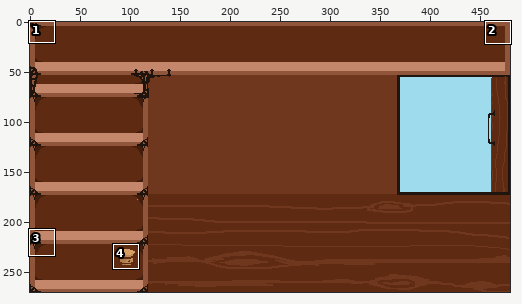
Sprite sheet, stored at CCGJ2022/Assets/Resources/Sprites/mainlayout.png. Above, an overview of the earlier version with the close-up marked.
Close-up. Before the commit:
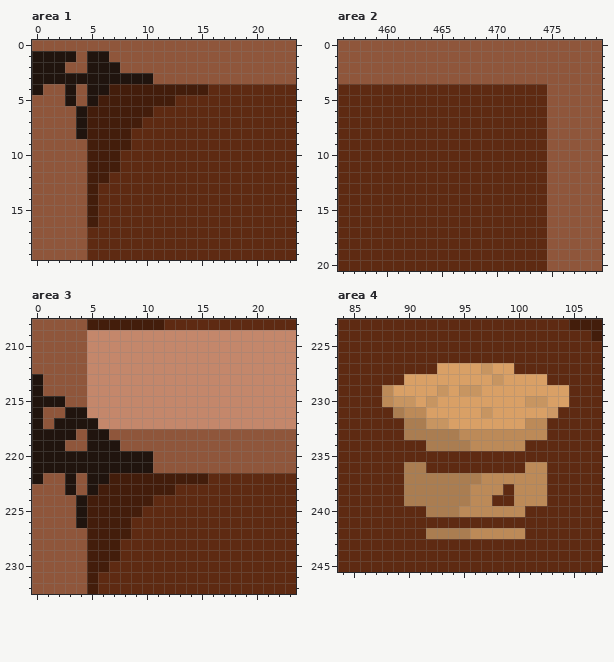
The file is 480x270 pixels. Shown: area 1: x 0..23, y 0..19; area 2: x 456..479, y 0..20; area 3: x 0..23, y 208..232; area 4: x 84..107, y 223..245. The commit also changed other parts of the picture, which this record leaves out.
And afterwards:
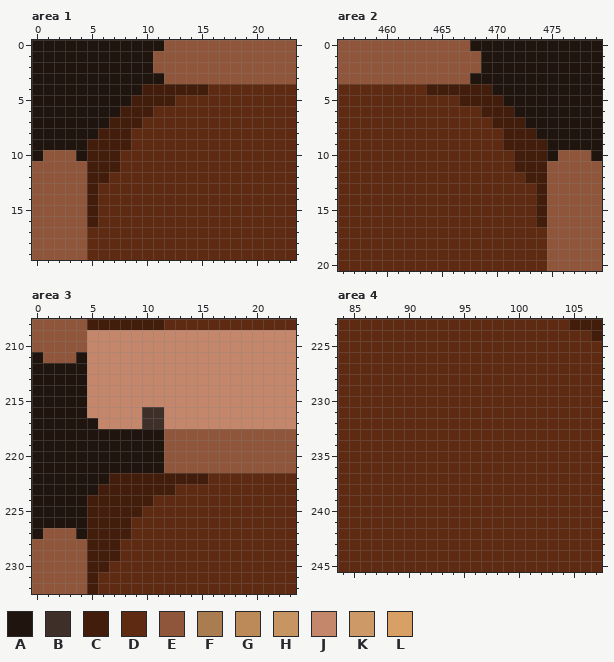
Palette (. is transparent): A #20140e  B #3e2f29  C #431d0b  D #5e2a12  E #8f563b  F #aa7d51  G #bc8a58  H #c79561  J #c4876b  K #cd9966  L #d9a066
Diff:
--- area 1
@@ x 0..13 @@
- 0 EEEEEEEEEEEEEE
- 1 AAAAEAAEEEEEEE
- 2 AAAEEAAAEEEEEE
- 3 AAAAAAAAAAAEEE
- 4 AEEAEAACCCCCCC
- 5 EEEAEACCCCCCCD
- 6 EEEEACCCCCCDDD
- 7 EEEEACCCCCDDDD
- 8 EEEEACCCCDDDDD
- 9 EEEEECCCCDDDDD
-10 EEEEECCCDDDDDD
+ 0 AAAAAAAAAAAAEE
+ 1 AAAAAAAAAAAEEE
+ 2 AAAAAAAAAAAEEE
+ 3 AAAAAAAAAAAAEE
+ 4 AAAAAAAAAACCCC
+ 5 AAAAAAAAACCCCD
+ 6 AAAAAAAACCCDDD
+ 7 AAAAAAACCCDDDD
+ 8 AAAAAACCCDDDDD
+ 9 AAAAACCCCDDDDD
+10 AEEEACCCDDDDDD
 11 EEEEECCCDDDDDD
--- area 2
@@ x 456..479 @@
- 0 EEEEEEEEEEEEEEEEEEEEEEEE
- 1 EEEEEEEEEEEEEEEEEEEEEEEE
- 2 EEEEEEEEEEEEEEEEEEEEEEEE
- 3 EEEEEEEEEEEEEEEEEEEEEEEE
- 4 DDDDDDDDDDDDDDDDDDDEEEEE
- 5 DDDDDDDDDDDDDDDDDDDEEEEE
- 6 DDDDDDDDDDDDDDDDDDDEEEEE
- 7 DDDDDDDDDDDDDDDDDDDEEEEE
- 8 DDDDDDDDDDDDDDDDDDDEEEEE
- 9 DDDDDDDDDDDDDDDDDDDEEEEE
-10 DDDDDDDDDDDDDDDDDDDEEEEE
-11 DDDDDDDDDDDDDDDDDDDEEEEE
-12 DDDDDDDDDDDDDDDDDDDEEEEE
-13 DDDDDDDDDDDDDDDDDDDEEEEE
-14 DDDDDDDDDDDDDDDDDDDEEEEE
-15 DDDDDDDDDDDDDDDDDDDEEEEE
-16 DDDDDDDDDDDDDDDDDDDEEEEE
+ 0 EEEEEEEEEEEEAAAAAAAAAAAA
+ 1 EEEEEEEEEEEEEAAAAAAAAAAA
+ 2 EEEEEEEEEEEEEAAAAAAAAAAA
+ 3 EEEEEEEEEEEEAAAAAAAAAAAA
+ 4 DDDDDDDDCCCCCCAAAAAAAAAA
+ 5 DDDDDDDDDDDCCCCAAAAAAAAA
+ 6 DDDDDDDDDDDDDCCCAAAAAAAA
+ 7 DDDDDDDDDDDDDDCCCAAAAAAA
+ 8 DDDDDDDDDDDDDDDCCCAAAAAA
+ 9 DDDDDDDDDDDDDDDCCCCAAAAA
+10 DDDDDDDDDDDDDDDDCCCAEEEA
+11 DDDDDDDDDDDDDDDDCCCEEEEE
+12 DDDDDDDDDDDDDDDDDCCEEEEE
+13 DDDDDDDDDDDDDDDDDDCEEEEE
+14 DDDDDDDDDDDDDDDDDDCEEEEE
+15 DDDDDDDDDDDDDDDDDDCEEEEE
+16 DDDDDDDDDDDDDDDDDDCEEEEE
 17 DDDDDDDDDDDDDDDDDDDEEEEE
--- area 3
@@ x 0..13 @@
 210 EEEEEJJJJJJJJJ
-211 EEEEEJJJJJJJJJ
-212 EEEEEJJJJJJJJJ
-213 AEEEEJJJJJJJJJ
-214 AEEEEJJJJJJJJJ
-215 AAAEEJJJJJJJJJ
-216 AEEAAJJJJJJJJJ
-217 AEAAAAJJJJJJJJ
-218 AAAAEAAEEEEEEE
-219 AAAEEAAAEEEEEE
-220 AAAAAAAAAAAEEE
-221 AAAAAAAAAAAEEE
-222 AEEAEAACCCCCCC
-223 EEEAEACCCCCCCD
-224 EEEEACCCCCCDDD
-225 EEEEACCCCCDDDD
-226 EEEEACCCCDDDDD
-227 EEEEECCCCDDDDD
+211 AEEEAJJJJJJJJJ
+212 AAAAAJJJJJJJJJ
+213 AAAAAJJJJJJJJJ
+214 AAAAAJJJJJJJJJ
+215 AAAAAJJJJJJJJJ
+216 AAAAAJJJJJBBJJ
+217 AAAAAAJJJJBBJJ
+218 AAAAAAAAAAAAEE
+219 AAAAAAAAAAAAEE
+220 AAAAAAAAAAAAEE
+221 AAAAAAAAAAAAEE
+222 AAAAAAACCCCCCC
+223 AAAAAACCCCCCCD
+224 AAAAACCCCCCDDD
+225 AAAAACCCCCDDDD
+226 AAAAACCCCDDDDD
+227 AEEEACCCCDDDDD
 228 EEEEECCCDDDDDD
--- area 4
@@ x 84..107 @@
 226 DDDDDDDDDDDDDDDDDDDDDDDD
-227 DDDDDDDDDLLLLHLLDDDDDDDD
-228 DDDDDDLLLLLLLLHLLLLDDDDD
-229 DDDDGLLLLHLHHLLLLLLLLDDD
-230 DDDDGHHLHLLLLLLLLHHLLDDD
-231 DDDDDFGGLLLLLHLLLLLKDDDD
-232 DDDDDDFFHHLLLLLLLGGDDDDD
-233 DDDDDDFFFFFGGGGGGGGDDDDD
-234 DDDDDDDDFFFFGGGGGDDDDDDD
+227 DDDDDDDDDDDDDDDDDDDDDDDD
+228 DDDDDDDDDDDDDDDDDDDDDDDD
+229 DDDDDDDDDDDDDDDDDDDDDDDD
+230 DDDDDDDDDDDDDDDDDDDDDDDD
+231 DDDDDDDDDDDDDDDDDDDDDDDD
+232 DDDDDDDDDDDDDDDDDDDDDDDD
+233 DDDDDDDDDDDDDDDDDDDDDDDD
+234 DDDDDDDDDDDDDDDDDDDDDDDD
 235 DDDDDDDDDDDDDDDDDDDDDDDD
-236 DDDDDDFFDDDDDDDDDGGDDDDD
-237 DDDDDDFFFFFFFGGGGGGDDDDD
-238 DDDDDDFFFFFFGGGDGGGDDDDD
-239 DDDDDDFFFFFFGGDDGGGDDDDD
-240 DDDDDDDDFFFGGGGGGDDDDDDD
+236 DDDDDDDDDDDDDDDDDDDDDDDD
+237 DDDDDDDDDDDDDDDDDDDDDDDD
+238 DDDDDDDDDDDDDDDDDDDDDDDD
+239 DDDDDDDDDDDDDDDDDDDDDDDD
+240 DDDDDDDDDDDDDDDDDDDDDDDD
 241 DDDDDDDDDDDDDDDDDDDDDDDD
-242 DDDDDDDDFFFFGGGGGDDDDDDD
+242 DDDDDDDDDDDDDDDDDDDDDDDD
 243 DDDDDDDDDDDDDDDDDDDDDDDD
